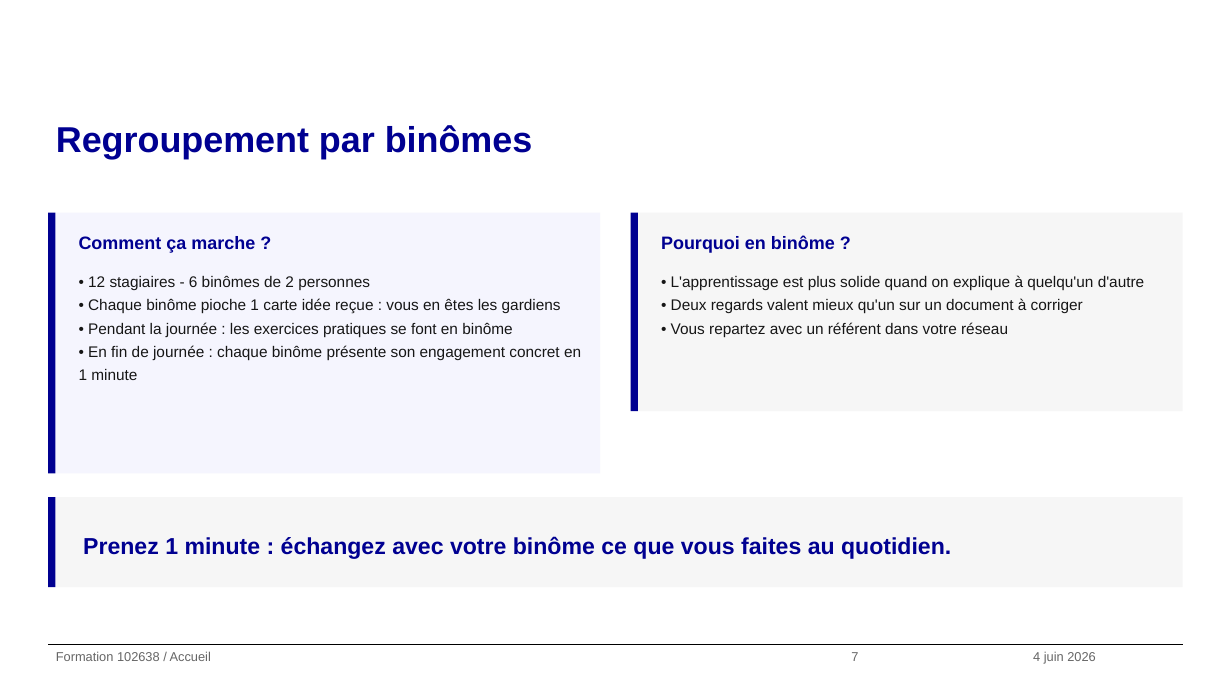
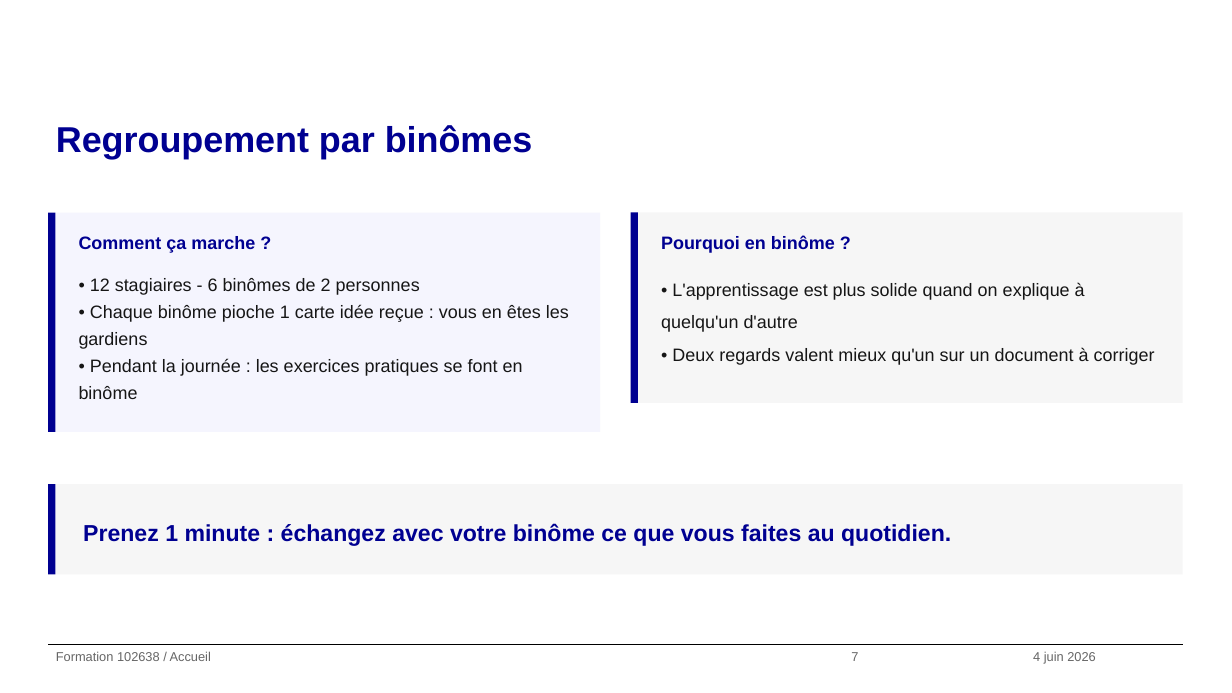
Before and after one commit to alexandra-guiderdoni/usine-fabrication-igpde-102846-ay11, a slide deck: slide 7 of formation-102638-juin-2026.pptx. Drawn at 1232x693 pixels with LibreOffice and Linux fonts; fonts in the diff are those of the drawing; background and template pictures are left out. Boxes give left, top, right and bottom in pixels: in the first picture for what was removed or moved away, otherwise in the second. Text is boxed around its words. In the diff, an @@ line names an element or a change of style, - is before the commit and + after.

Commit message:
feat: exercice Sami et illustration daltonisme

```diff
--- a/formation-102638-juin-2026.pptx
+++ b/formation-102638-juin-2026.pptx
@@ rectangle: place and size @@
-rectangle at <box>48,213,55,473</box>
+rectangle at <box>48,213,55,433</box>
@@ rectangle: place and size @@
-rectangle at <box>55,213,600,473</box>
+rectangle at <box>55,213,600,433</box>
@@ rectangle: place and size @@
-rectangle at <box>630,213,638,411</box>
+rectangle at <box>630,213,638,403</box>
@@ rectangle: place and size @@
-rectangle at <box>638,213,1182,411</box>
+rectangle at <box>638,213,1182,403</box>
@@ text "• 12 stagiaires - 6 ..." at <box>79,278,569,399</box>: size 12 to 14 pt @@
@@ text "• L'apprentissage est plus solide ..." at <box>661,282,1155,365</box>: size 12 to 14 pt; line spacing 1.25 to 1.5 @@
@@ text at <box>671,322,1008,337</box>: paragraph removed @@
-• Vous repartez avec un référent dans votre réseau
@@ text at <box>79,345,581,380</box>: paragraph removed @@
-• En fin de journée : chaque binôme présente son engagement concret en 1 minute
@@ rectangle: place and size @@
-rectangle at <box>48,497,55,587</box>
+rectangle at <box>48,484,55,574</box>
@@ rectangle: place and size @@
-rectangle at <box>55,497,1183,587</box>
+rectangle at <box>55,484,1183,574</box>
@@ text "Prenez 1 minute : échangez ...": place and size @@
-text "Prenez 1 minute : échangez ..." at <box>83,536,951,559</box>
+text "Prenez 1 minute : échangez ..." at <box>83,523,951,546</box>
```
Also in this commit, not shown: 80 other slides changed, 42 other files.
